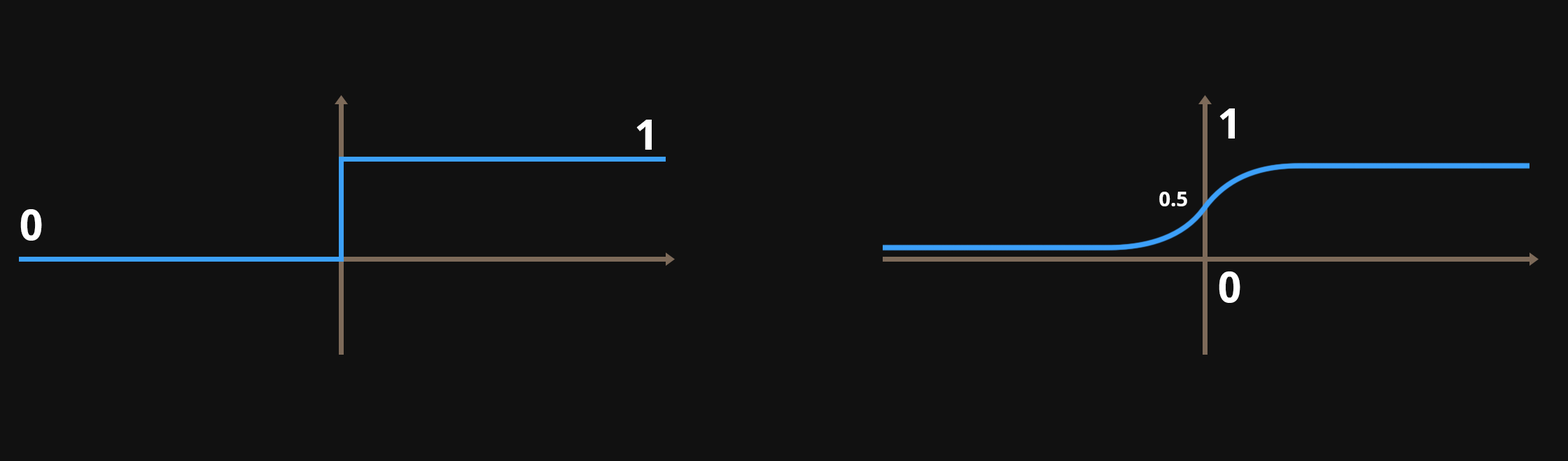
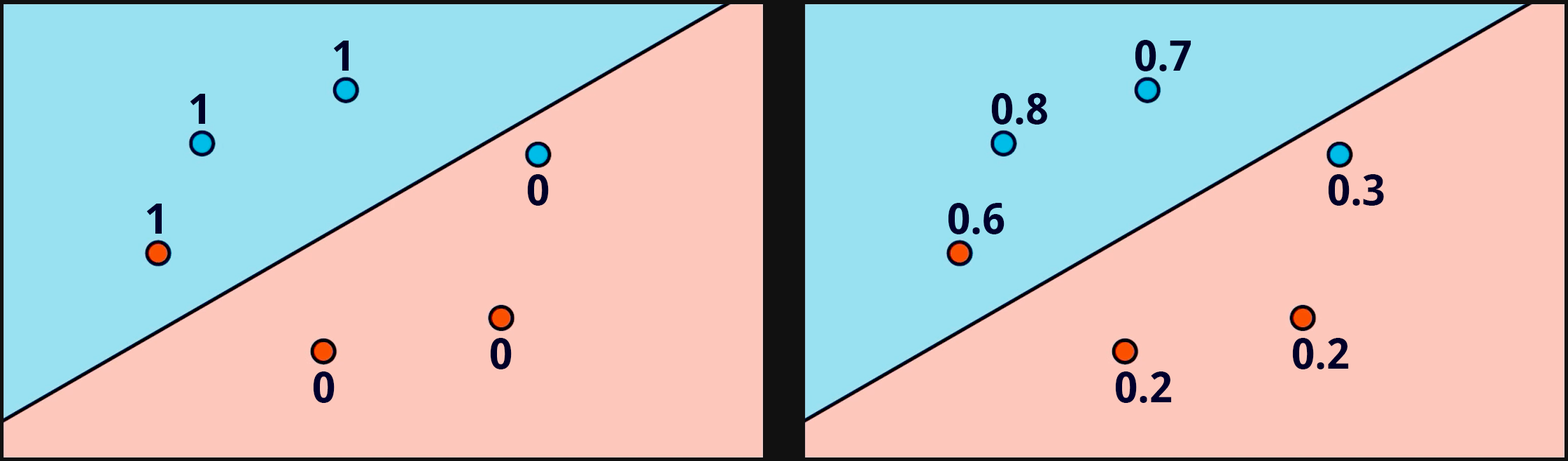
Revision of a layered 1568px x 461px image; what changed, layer by layer:
hid group "functions" (19 layers) over [3, 4, 1565, 458]
